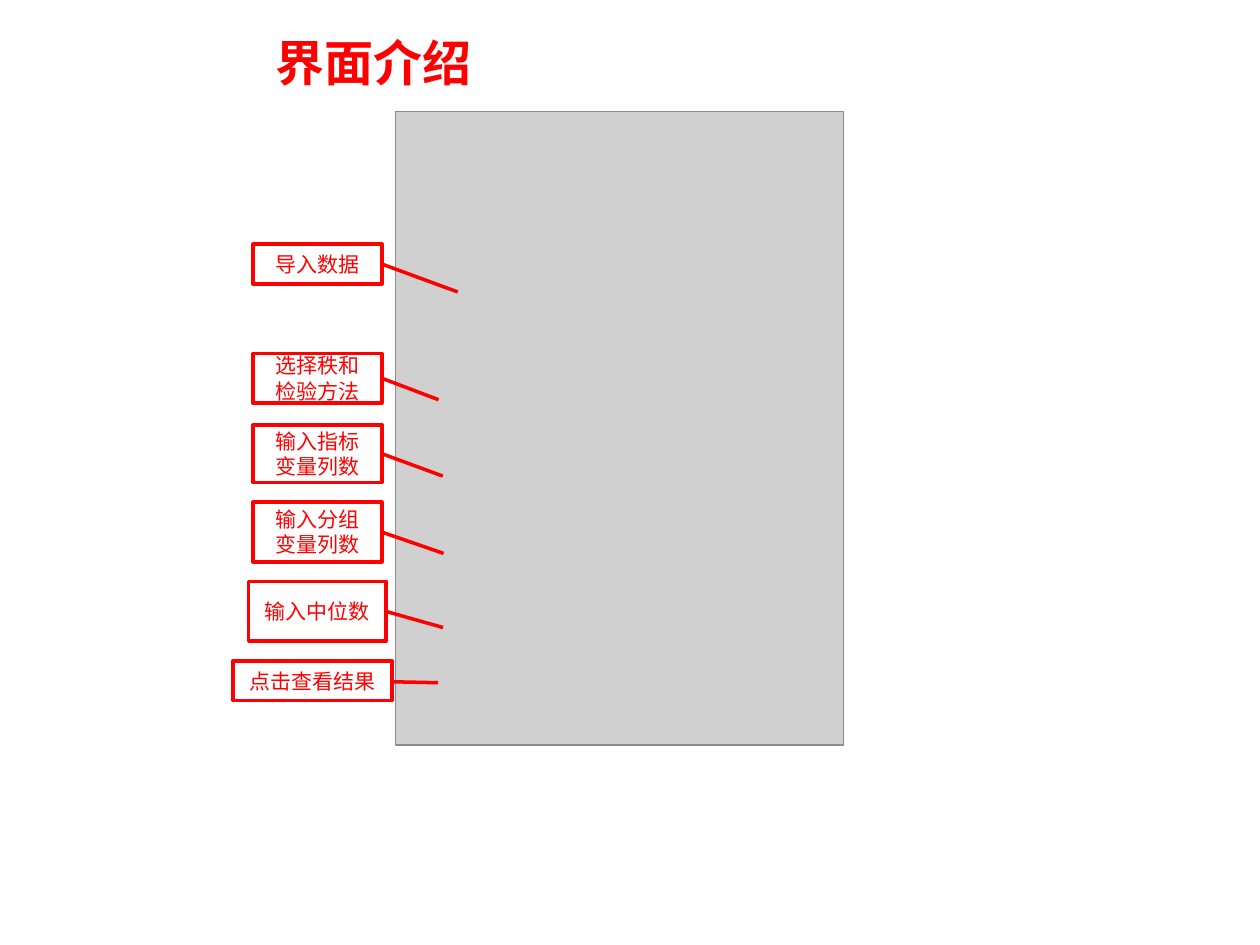
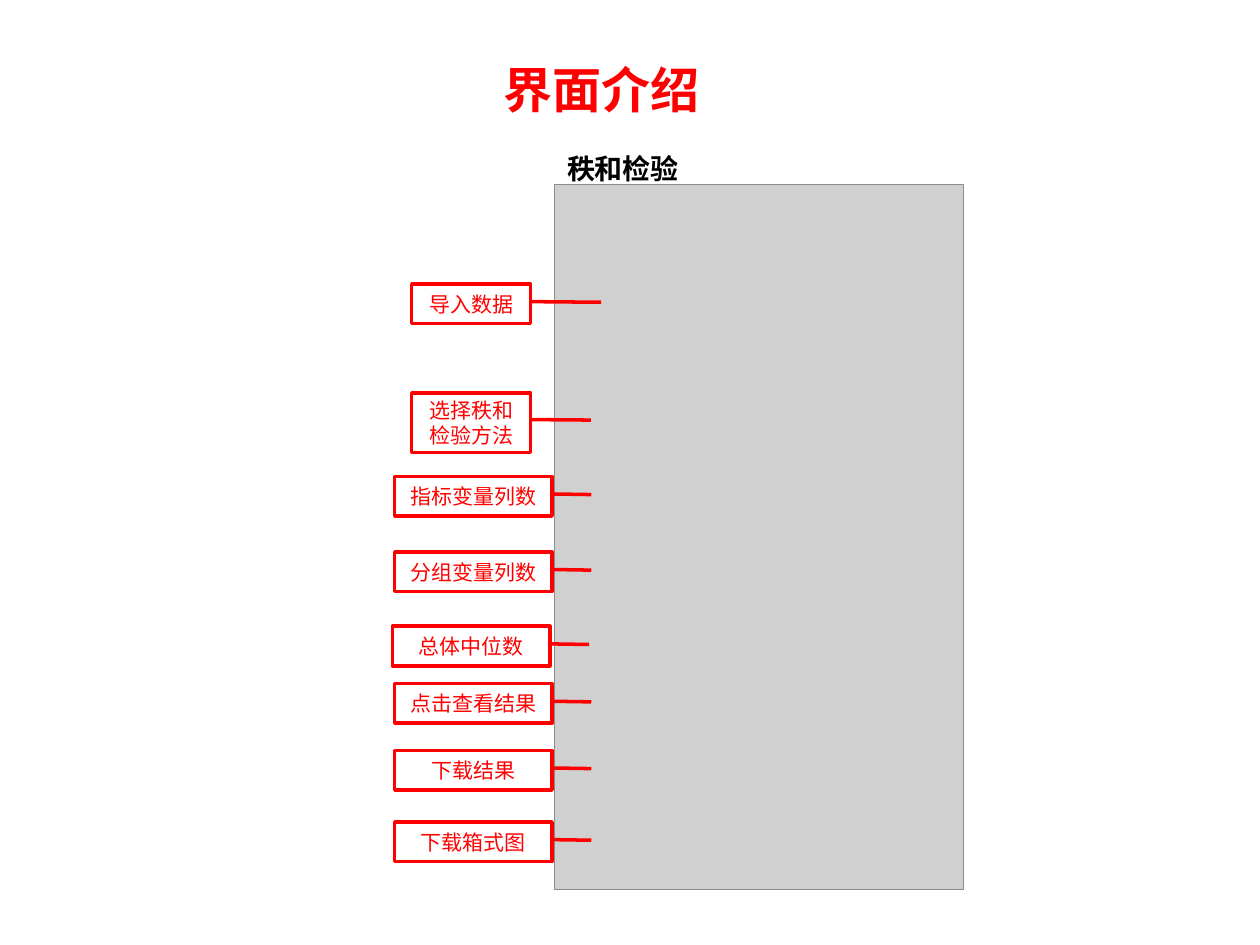
Before and after one commit to YanqiangLu1/luyanqiang3, a slide deck: slide 1 of zhihe/界面.pptx. Drawn at 1260x945 pixels with LibreOffice and Linux fonts; fonts in the diff are those of the drawing; grey boxes stand for pictures. Boxes give left, top, right and bottom in pixels: in the first picture for what was removed or moved away, otherwise in the second. Text is boxed around its words. In the diff, an @@ line names an element or a change of style, - is before the commit and + after.

```diff
--- a/zhihe/界面.pptx
+++ b/zhihe/界面.pptx
@@ text "界面介绍": place and size @@
-text "界面介绍" at [275, 39, 471, 86]
+text "界面介绍" at [504, 66, 700, 113]
@@ picture removed at [396, 111, 844, 745] @@
@@ text added at [567, 151, 679, 185], 16 pt, text #000000, bold @@
+秩和检验
@@ picture added at [554, 184, 963, 890] @@
@@ border callout "导入数据": place and size @@
-border callout "导入数据" at [253, 244, 382, 284]
+border callout "导入数据" at [412, 284, 530, 323]
@@ border callout "选择秩和检验方法": place and size @@
-border callout "选择秩和检验方法" at [253, 354, 382, 403]
+border callout "选择秩和检验方法" at [412, 393, 530, 452]
@@ border callout "指标变量列数": place and size @@
-border callout "指标变量列数" at [253, 425, 382, 483]
+border callout "指标变量列数" at [394, 476, 552, 515]
@@ text in border callout at [410, 486, 536, 506]: text changed @@
-输入指标变量列数
+指标变量列数
@@ border callout "分组变量列数": place and size @@
-border callout "分组变量列数" at [253, 503, 382, 562]
+border callout "分组变量列数" at [394, 552, 552, 591]
@@ text in border callout at [410, 562, 536, 582]: text changed @@
-输入分组变量列数
+分组变量列数
@@ proportions changed in 6 elements at [394, 684, 552, 723], [412, 284, 530, 323], [412, 393, 530, 452], [394, 552, 552, 591], [394, 476, 552, 515], [393, 626, 551, 665] @@
@@ border callout "总体中位数": place and size @@
-border callout "总体中位数" at [248, 582, 386, 641]
+border callout "总体中位数" at [393, 626, 551, 665]
@@ text in border callout at [419, 636, 524, 656]: text changed @@
-输入中位数
+总体中位数
@@ border callout "点击查看结果": place and size @@
-border callout "点击查看结果" at [233, 662, 392, 701]
+border callout "点击查看结果" at [394, 684, 552, 723]
@@ border callout added at [394, 750, 552, 789], outline #FF0000 2 pt, 12 pt, text #FF0000 @@
+下载结果
@@ border callout added at [394, 822, 552, 861], outline #FF0000 2 pt, 12 pt, text #FF0000 @@
+下载箱式图
```
Also in this commit, not shown: 1 slide removed, 17 other files.
